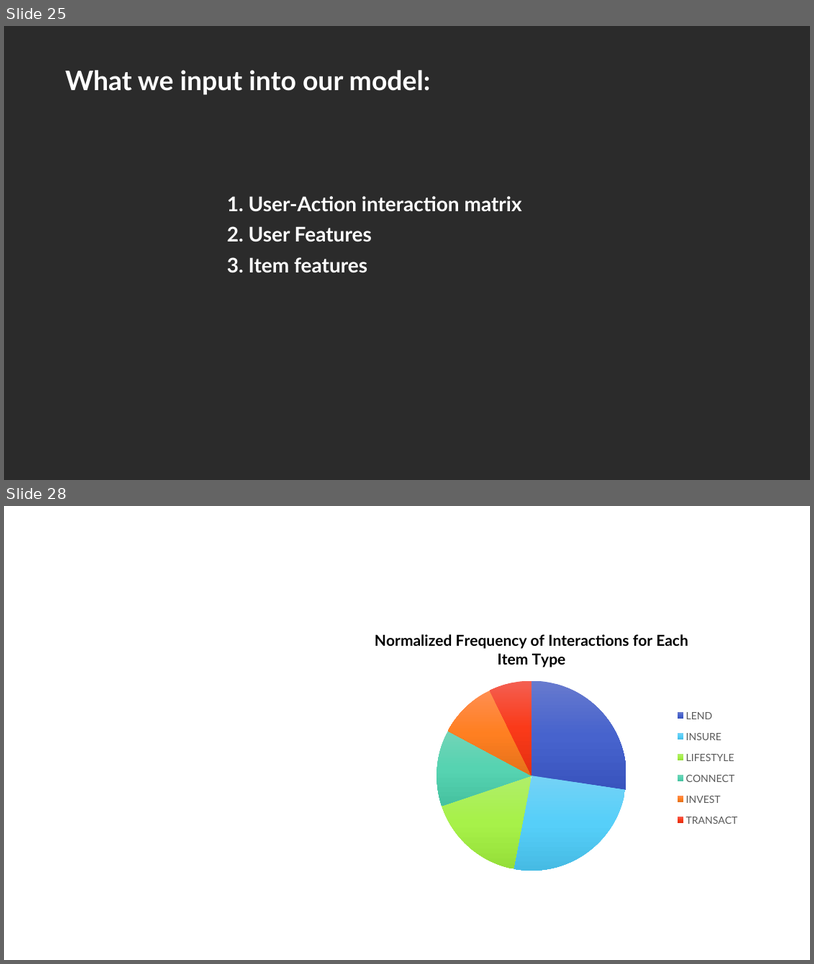
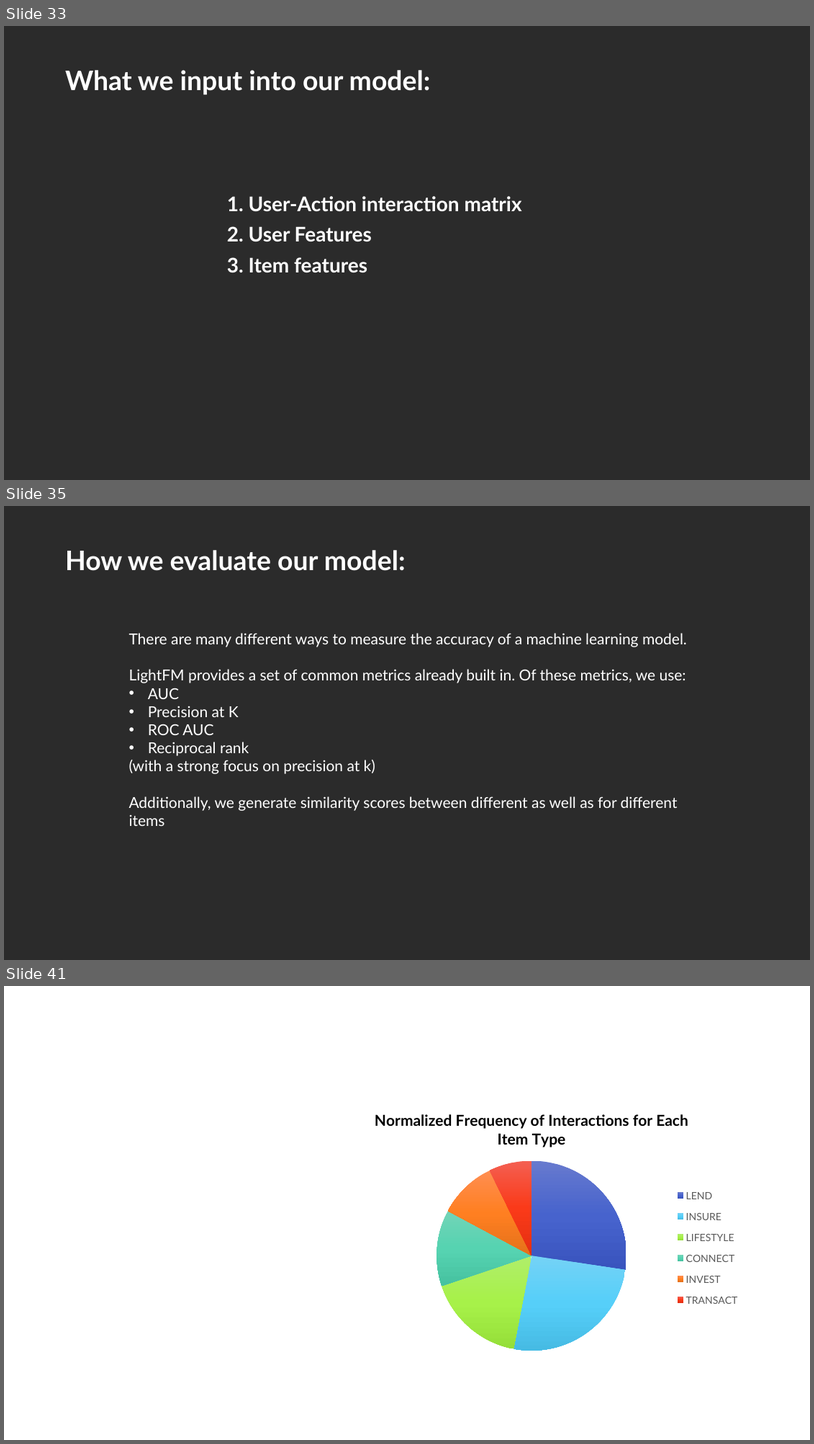
Before and after one commit to lizesteyn/FNBdataquest, a slide deck: Presentation1.pptx. Shown one above the other, each under a label of ours: slides 25 and 28 before the commit, slides 33, 35 and 41 after it; the slides between them are not shown. The pictures are 814x964 and 814x1444 pixels, drawn with LibreOffice and Linux fonts; fonts in the diff are those of the drawing; background and template pictures are left out; a plain dark background stands for a picture behind light text. Boxes give left, top, right and bottom in pixels: in the first picture for what was removed or moved away, otherwise in the second. Text is boxed around its words. In the diff, an @@ line names an element or a change of style, - is before the commit and + after.

Commit message:
presentation accuracy metrics

```diff
--- a/Presentation1.pptx
+++ b/Presentation1.pptx
@@ slide 35 added at <box>4,506,810,960</box>, background picture (left out) @@
@@ text added at <box>65,550,406,571</box>, 32 pt, text #FFFFFF, bold @@
+How we evaluate our model:
@@ text added at <box>129,633,687,826</box>, 18 pt, text #FFFFFF @@
+There are many different ways to measure the accuracy of a machine learning model.
+LightFM provides a set of common metrics already built in. Of these metrics, we use:
+• AUC
+• Precision at K
+• ROC AUC
+• Reciprocal rank
+(with a strong focus on precision at k)
+Additionally, we generate similarity scores between different as well as for different items
@@ what was slide 25 is now slide 33 @@
@@ what was slide 28 is now slide 41 @@
```
Also in this commit, not shown: 3 slides changed, 12 other slides added, 1 other file.
